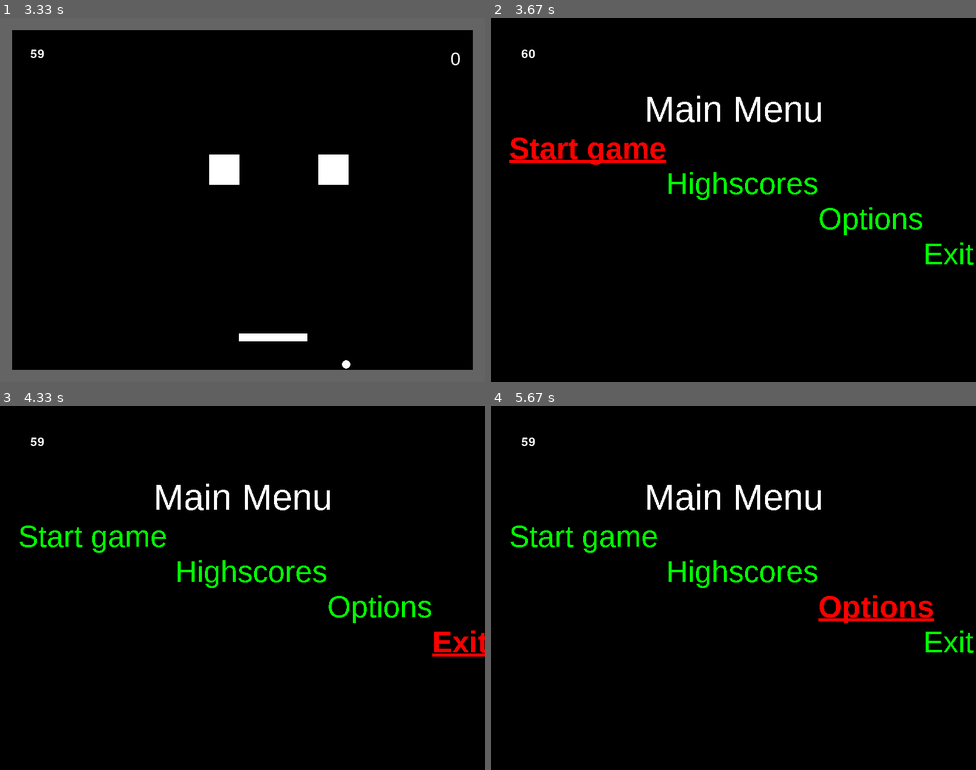
Above: before the commit, frames 1-4 (two rows, left to right).
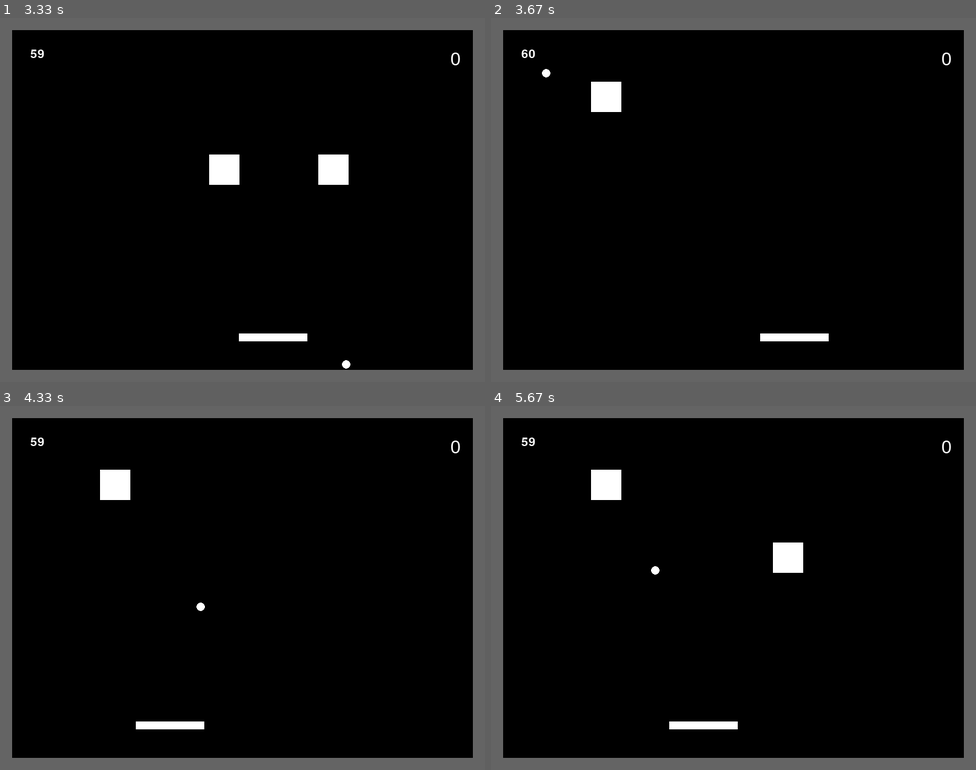
Above: after the commit, the same moments.

Repository: Gibson223/mod-5
Game: pygame game, started from py/main.py
The game is run twice, just before and just after one commit, with the same random seed, the same clock (stepped at 60 frames per second) and the same inputs.
Inputs:
- Up to frame 1 (3.33 s): tap Enter at 0.33 s; hold Left 0.67-1.2 s; hold Left 1.23-1.63 s; hold Right 1.67-2.3 s; tap Home at 1.82 s; hold Left 2.33-2.8 s; hold Right 2.83-3.3 s
- Up to frame 2 (3.67 s): hold Right from 3.33 s (still down); tap Home at 3.48 s
- Up to frame 3 (4.33 s): release Right at 3.8 s; hold Left from 3.83 s (still down)
- Up to frame 4 (5.67 s): release Left at 4.37 s; hold Left 4.4-4.8 s; hold Right 4.83-5.47 s; tap Home at 4.98 s; hold Left from 5.5 s (still down)

Frame 1 is identical in both runs. In frame 2, 15% of the frame differs, in the area x 0-100%, y 0-100%; in frame 3, 15%; in frame 4, 16%.

Commit message:
Create basic gameover screen

Diff:
--- a/py/keyBindings.py
+++ b/py/keyBindings.py
@@ -10,11 +10,11 @@
     'restart': [pygame.K_HOME]
 }
 
+
 def checkPress(action, keysPressed):
     """
     checkPress takes in the pygame.key.get_pressed() array and an action string
         to determine whether the action should be executed
-    TODO this is pretty inefficient, because it searches the keypress array many, many times
     """
     for binding in keys[action]:
 
@@ -26,6 +26,13 @@
 
 
 def checkDown(action, keys_down):
+    """
+    Whereas checkPress checks for the currently held keys,
+    checkDown checks whether a key has been pressed down
+    in the last frame
+    (since the last pygame.event.clear()
+    :return: boolean
+    """
     for binding in keys[action]:
         # print('binding='+str(binding))
         for key_evt in keys_down:
--- a/py/main.py
+++ b/py/main.py
@@ -42,6 +42,7 @@
     global ClockObj
     ClockObj = pygame.time.Clock()  # create game clock
 
+    # TODO create base gamestate class
     global GameStateObj
     GameStateObj = MainMenu()
 
@@ -88,7 +89,8 @@
 
         # Display fps in screen
         if constants.VIEWFPS:
-            fps = pygame.font.Font(None, 30).render(str(int(ClockObj.get_fps())),
+            fps = pygame.font.Font(None, 30).render(str(int(
+                                                    ClockObj.get_fps())),
                                                     True,
                                                     constants.colors['WHITE'])
             Screen.blit(fps, (50, 50))
@@ -118,6 +120,9 @@
     PowerUps = None
     currentPowerUps = None
 
+    # TODO allow player to set name somehow, or remove names altogether
+    player_name = 'Player'
+
     def __init__(self):
         # Create two empty sprite groups.
         # One for sprites to render, another for sprites to collision detect
@@ -170,7 +175,9 @@
         keysPressed = pygame.key.get_pressed()
 
         if keyBindings.checkPress('exit', keysPressed):
-            self.gameover()
+            # self.gameover()
+            self.nextGameState = MainMenu()
+            # Note: score is not saved
             return
 
         if keyBindings.checkPress('left', keysPressed) and (self.paddle.rect.x > constants.WALLSIZE):
@@ -275,10 +282,10 @@
         self.score += points
 
     def gameover(self):
-        sensordb.insertscore('jemoeder', self.score)
+        sensordb.insertscore(self.player_name, self.score)
         # print(sensordb.get_scores())
         # pygame.time.delay(500)
-        self.nextGameState = MainMenu()
+        self.nextGameState = GameOver(self)
 
 
 class CollisionHandling:
@@ -307,21 +314,18 @@
 
                     self.game.inc_score(c.score)
 
-                    if c.type=="red":
-                        newPowerUp = objects.PowerUp.PowerUpSprite(self.game.playerBall.rect.x, self.game.playerBall.rect.y, "red", self.game)
-                        self.game.AllSpritesList.add(newPowerUp)
-                        self.game.powerUpSpritesList.add(newPowerUp)
-                    elif c.type=="blue":
-                        newPowerUp = objects.PowerUp.PowerUpSprite(self.game.playerBall.rect.x, self.game.playerBall.rect.y, "blue", self.game)
-                        self.game.AllSpritesList.add(newPowerUp)
-                        self.game.powerUpSpritesList.add(newPowerUp)
-                    elif c.type=="green":
-                        newPowerUp = objects.PowerUp.PowerUpSprite(self.game.playerBall.rect.x, self.game.playerBall.rect.y, "green", self.game)
-                        self.game.AllSpritesList.add(newPowerUp)
-                        self.game.powerUpSpritesList.add(newPowerUp)
-                    # Randomly generate powerup
+                    if c.powertype in objects.PowerUp.types:
+
+                        new_powerup = objects.PowerUp.PowerUpSprite(
+                            self.game.playerBall.rect.x,
+                            self.game.playerBall.rect.y,
+                            c.type, self.game)
+
+                        self.game.AllSpritesList.add(new_powerup)
+                        self.game.powerUpSpritesList.add(new_powerup)
+
+                    # Randomly generate powerup for white blocks
                     elif random.random() < constants.POWERUP_CHANCE:
-                        # Create object and add to relevant sprite lists
                         newPowerUp = objects.PowerUp.PowerUpSprite(self.game.playerBall.rect.x, self.game.playerBall.rect.y, "random", self.game)
                         self.game.AllSpritesList.add(newPowerUp)
                         self.game.powerUpSpritesList.add(newPowerUp)
@@ -356,6 +360,7 @@
 
             powerup_entry.append(powerup_object)
             skip = False
+            # Do not activate if it is already, but do extend the time
             for entry in self.game.currentPowerUps:
                 if powerup_entry[1] == entry [1] and powerup_entry is not entry:
                     skip = True
@@ -405,8 +410,8 @@
         bot_right = math.atan2( coll_y,  coll_x)
         bot_left  = math.atan2( coll_y, -coll_x)
 
-        top = top_left < ball_in_angle <= top_right
-        bottom = bot_right < ball_in_angle <= bot_left
+        top = top_left <= ball_in_angle < top_right
+        bottom = bot_right <= ball_in_angle < bot_left
 
         return not (top or bottom)
 
@@ -697,6 +702,33 @@
         return self.nextGameState
 
 
+class GameOver():
+
+    def __init__(self, game):
+        self.score = game.score
+        self.player_name = game.player_name
+
+        pygame.display.set_caption(constants.GAME_NAME + ' - Game over')
+
+        pygame.event.clear()
+
+        self.font = pygame.font.match_font('liberationserif')
+        self.text = 'YOU DIED'
+
+        self.nextGameState = self
+
+    def update(self):
+
+        Screen.fill(constants.colors['BLACK'])
+        text = pygame.font.Font(self.font, 100).render(self.text, True, constants.colors['RED'])
+        textrect = text.get_rect()
+        textrect.center = (constants.WINDOW_WIDTH // 2, constants.WINDOW_HEIGHT // 2)
+        Screen.blit(text, (textrect))
+
+        if pygame.event.get(pygame.KEYDOWN):
+            self.nextGameState = Game()
+
+
 class Audio:
     """
     Handles playing music and sound effects. Uses sound mapping from constants.sounds and constants.music
--- a/py/objects.py
+++ b/py/objects.py
@@ -49,6 +49,7 @@
             self.score = 30
 
         self.type = type
+        self.powertype = self.type
         self.hp = self.initialhp
 
         self.initialColor = color
